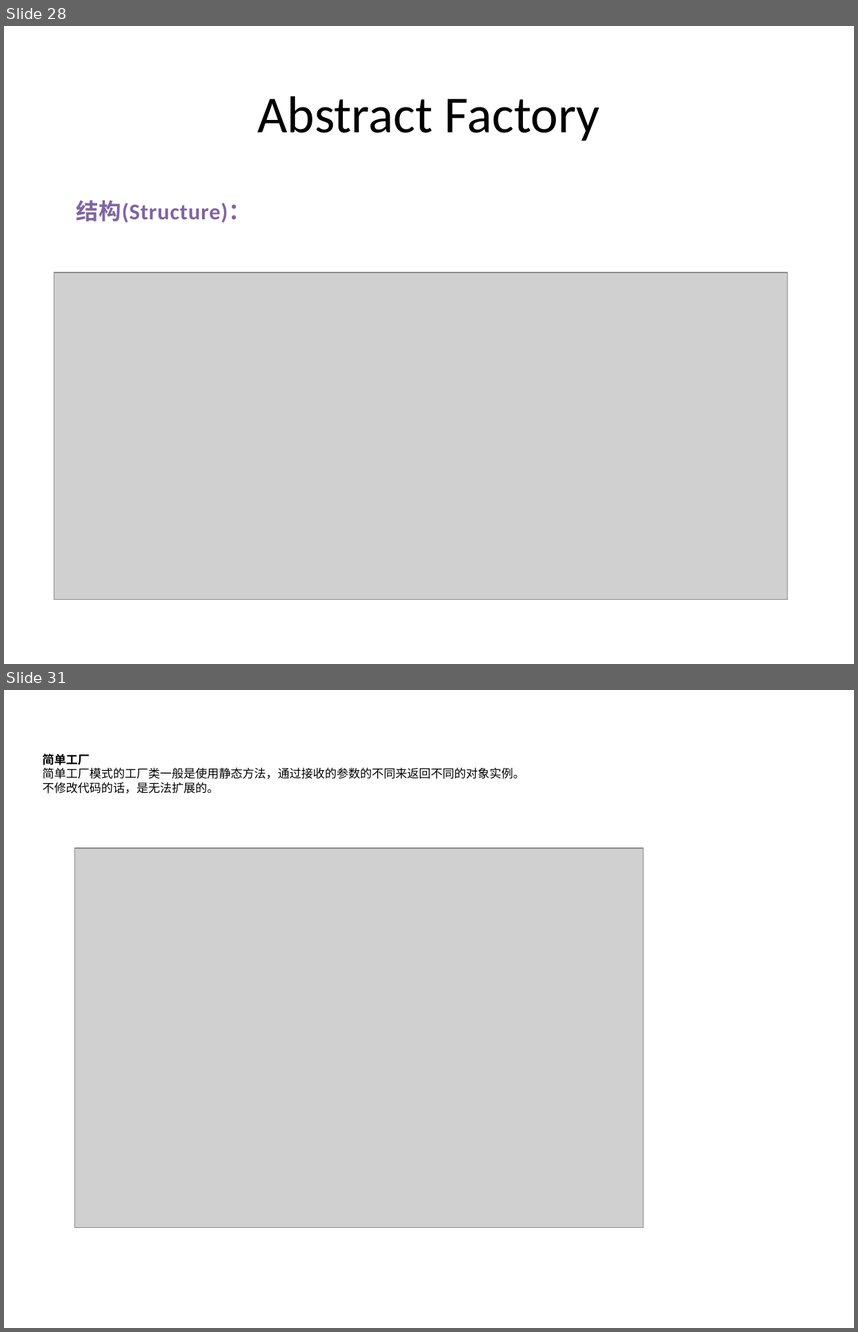
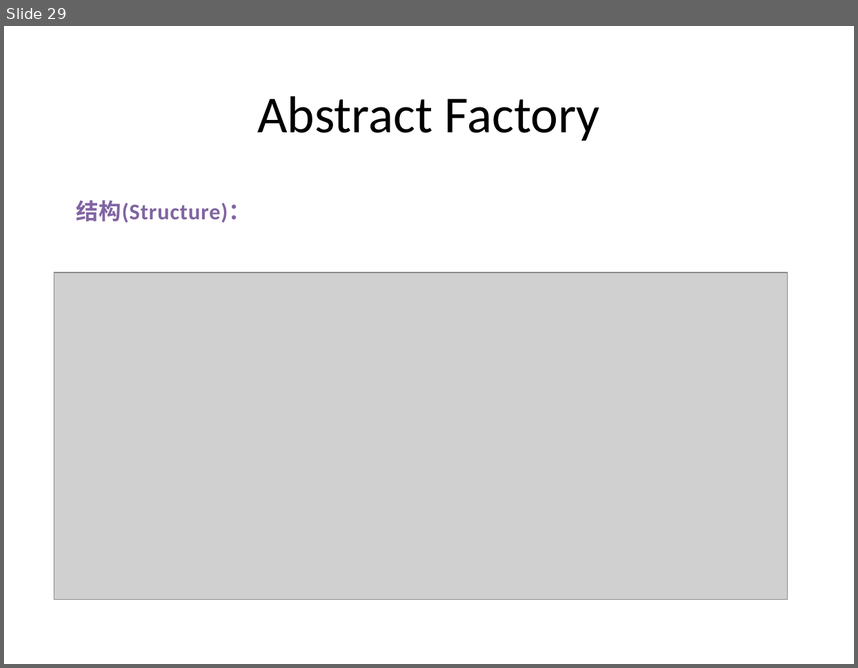
Before and after one commit to PlumpMath/DesignPattern-956, a slide deck: _Doc/Design Pattern (C#) - Part 1.pptx. Shown one above the other, each under a label of ours: slides 28 and 31 before the commit, slide 29 after it; the slides between them are not shown. The pictures are 858x1332 and 858x668 pixels, drawn with LibreOffice and Linux fonts; fonts in the diff are those of the drawing; grey boxes stand for pictures. Boxes give left, top, right and bottom in pixels: in the first picture for what was removed or moved away, otherwise in the second. Text is boxed around its words. In the diff, an @@ line names an element or a change of style, - is before the commit and + after.

```diff
--- a/_Doc/Design Pattern (C#) - Part 1.pptx
+++ b/_Doc/Design Pattern (C#) - Part 1.pptx
@@ slide 31 removed at <box>4,690,854,1328</box>, background #FFFFFF @@
@@ text removed at <box>43,753,525,793</box> @@
-简单工厂
-简单工厂模式的工厂类一般是使用静态方法，通过接收的参数的不同来返回不同的对象实例。
-不修改代码的话，是无法扩展的。
@@ picture removed at <box>74,848,643,1228</box> @@
@@ what was slide 28 is now slide 29 @@
```
Also in this commit, not shown: 5 slides changed, 1 slide added, 8 other slides removed.
